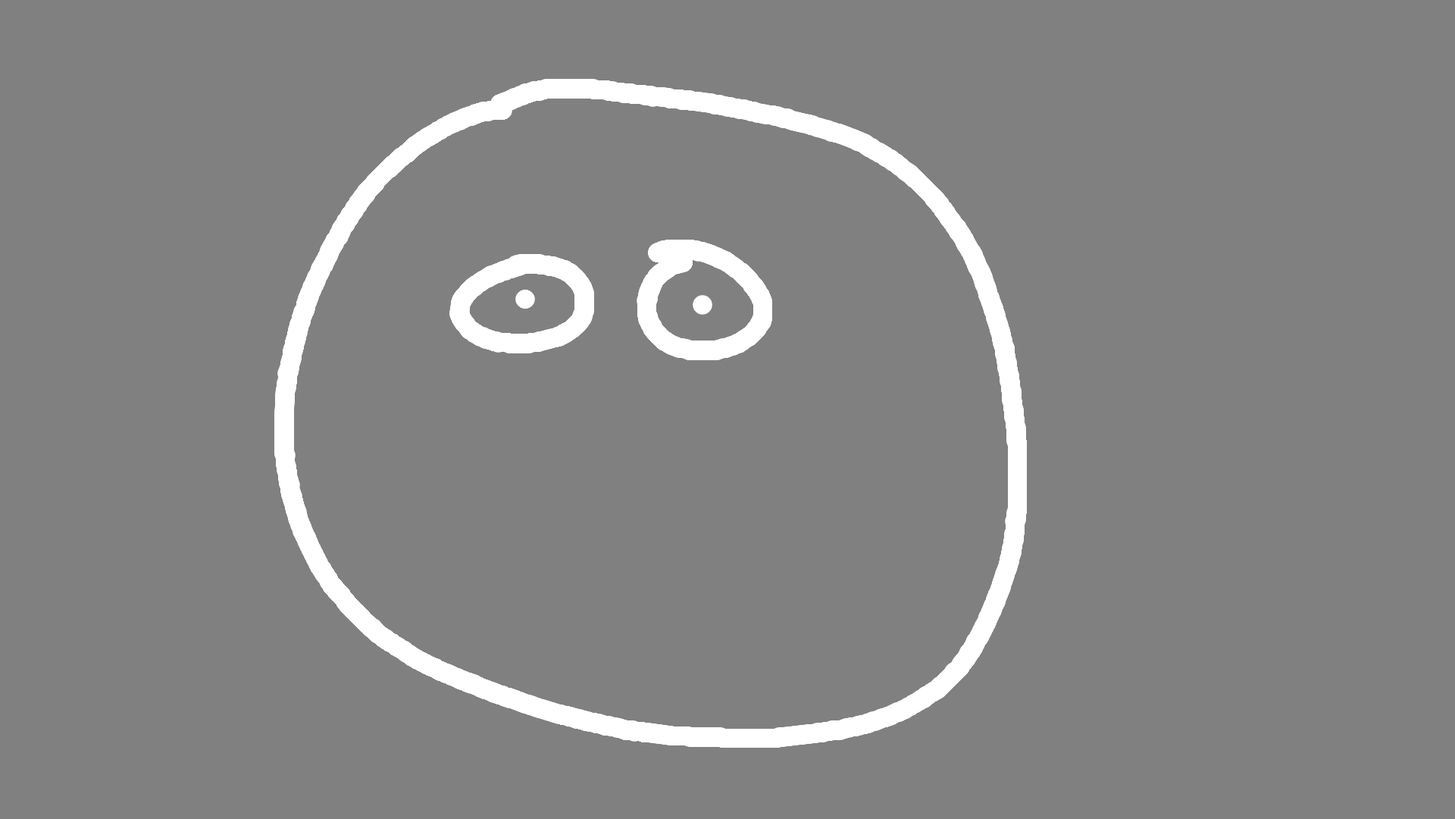
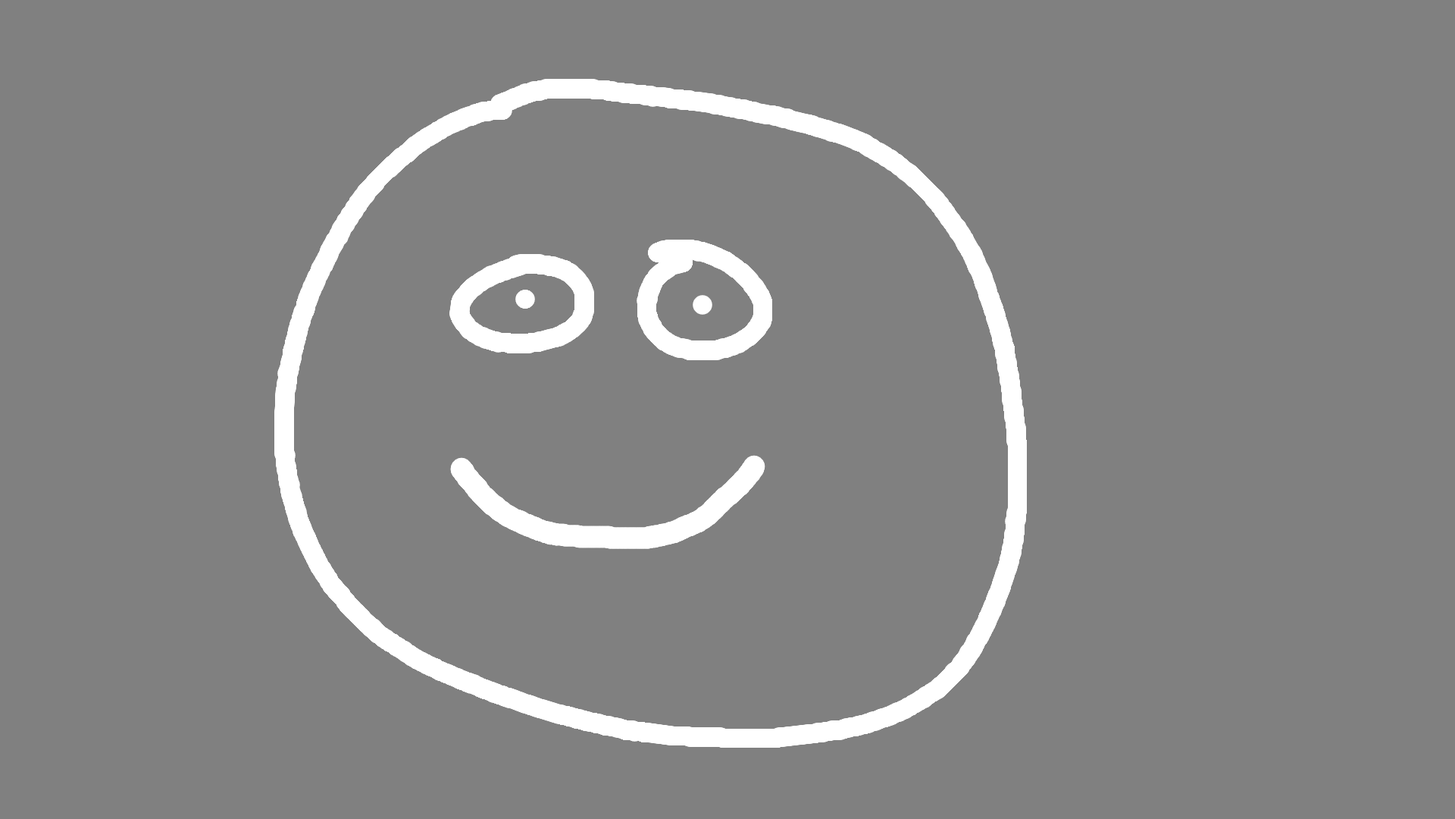
Comparing the layer stacks of the two (1455, 819) images. Changes:
added layer "Mouth_Idle" above "Eyes_Down" over [450, 454, 766, 549]
